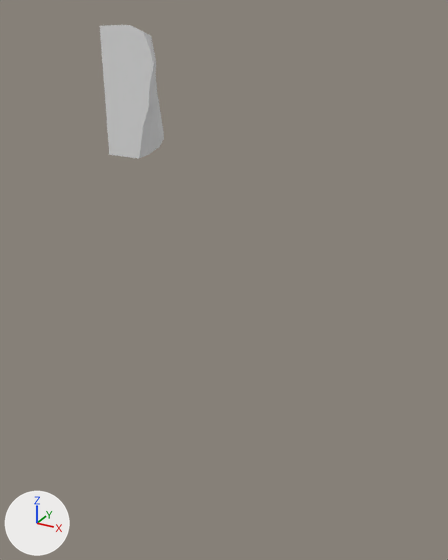
The glTF model assets/terrain/surface_pieces/surf_7_3.glb: old version first, new version second.
Both versions are drawn from a 50 mm camera at (-65.13, 77.93, -11.66) aimed at (-72.94, 92.13, -18.76). Every picture has the same lights, and +X, +Y and +Z are marked at lower left. The older version comes first. Where no turn or scale is listed for an object, it has been applied to the vertices.

The first picture shows 'geometry_0'.
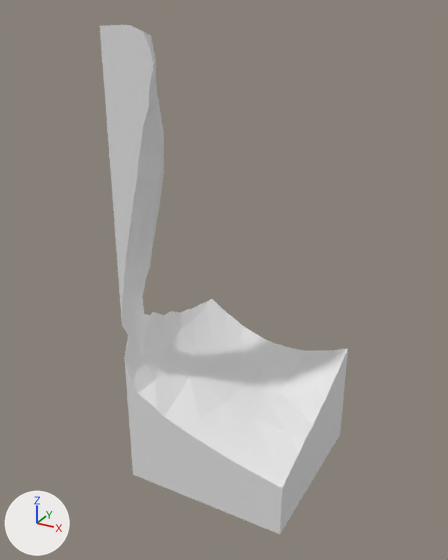
Boxes (x1, y1, x2, y2) around the edits, measured in the pictures (448 x 560 px):
'geometry_0', reshaped (283% wider, 278% taller)
    before: (100, 25, 164, 159)
    after: (100, 25, 348, 534)
part 1 of me_geometry_0, built on
    before: (109, 138, 164, 159)
    after: (109, 138, 348, 534)

What changed in the scene script:
```text
Change me_geometry_0:
    used by ob_geometry_0; location = (0.0, 0.0, 0.0)
    remove me_geometry_0.from_pydata(...)  # 53 vertices, 102 faces; spans x -75.0..-73.56, y 90.0..92.4, z -15.0..-12.02
    add me_geometry_0.from_pydata(...)  # 171 vertices, 338 faces; spans x -75.0..-70.0, y 90.0..95.0, z -25.0..-12.02
    me_geometry_0 part 1
    13 vertices are removed from x -75.0..-74.11, y 90.0..92.4, z -15.0
    44 faces are deleted
    1 vertex moves from x -74.98, y 92.37, z -15.0 to x -75.0, y 92.4, z -15.07
    131 vertices are added at x -75.0..-70.0, y 90.0..95.0, z -25.0..-15.11
    280 new faces join them
```
